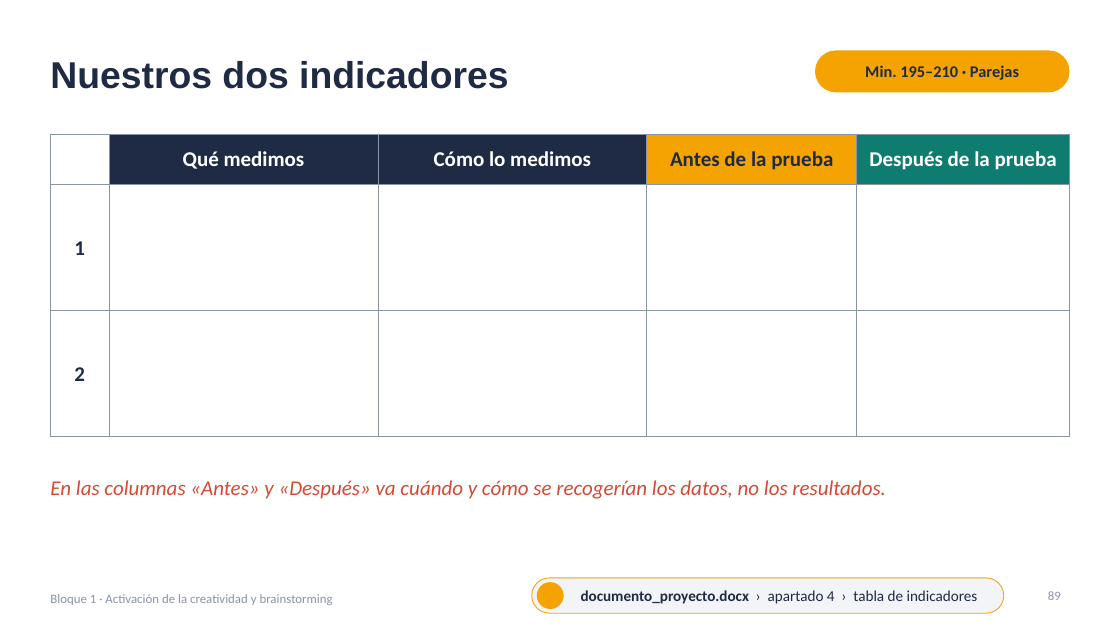
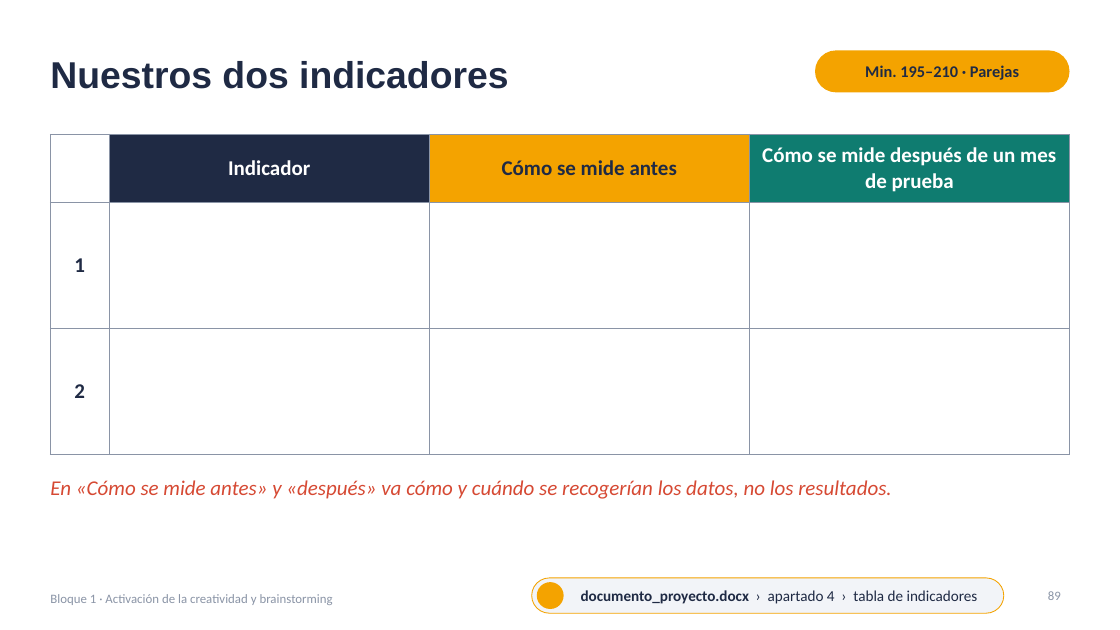
Before and after one commit to jjnieto/creatividad-ofimatica-ia, a slide deck: slide 89 of diapositivas/Curso.pptx. Drawn at 1120x630 pixels with LibreOffice and Linux fonts; fonts in the diff are those of the drawing; background and template pictures are left out. Boxes give left, top, right and bottom in pixels: in the first picture for what was removed or moved away, otherwise in the second. Text is boxed around its words. In the diff, an @@ line names an element or a change of style, - is before the commit and + after.

```diff
--- a/diapositivas/Curso.pptx
+++ b/diapositivas/Curso.pptx
@@ table at (x1=50, y1=134, x2=1070, y2=437) @@
-column 2: Qué medimos |  | 
-column 3: Cómo lo medimos |  | 
-column 4: Antes de la prueba |  | 
-column 5: Después de la prueba |  | 
+column 2: Indicador |  | 
+column 3: Cómo se mide antes |  | 
+column 4: Cómo se mide después de un mes de prueba |  | 
@@ text at (x1=50, y1=480, x2=891, y2=499): text changed @@
-En las columnas «Antes» y «Después» va cuándo y cómo se recogerían los datos, no los resultados.
+En «Cómo se mide antes» y «después» va cómo y cuándo se recogerían los datos, no los resultados.
```
